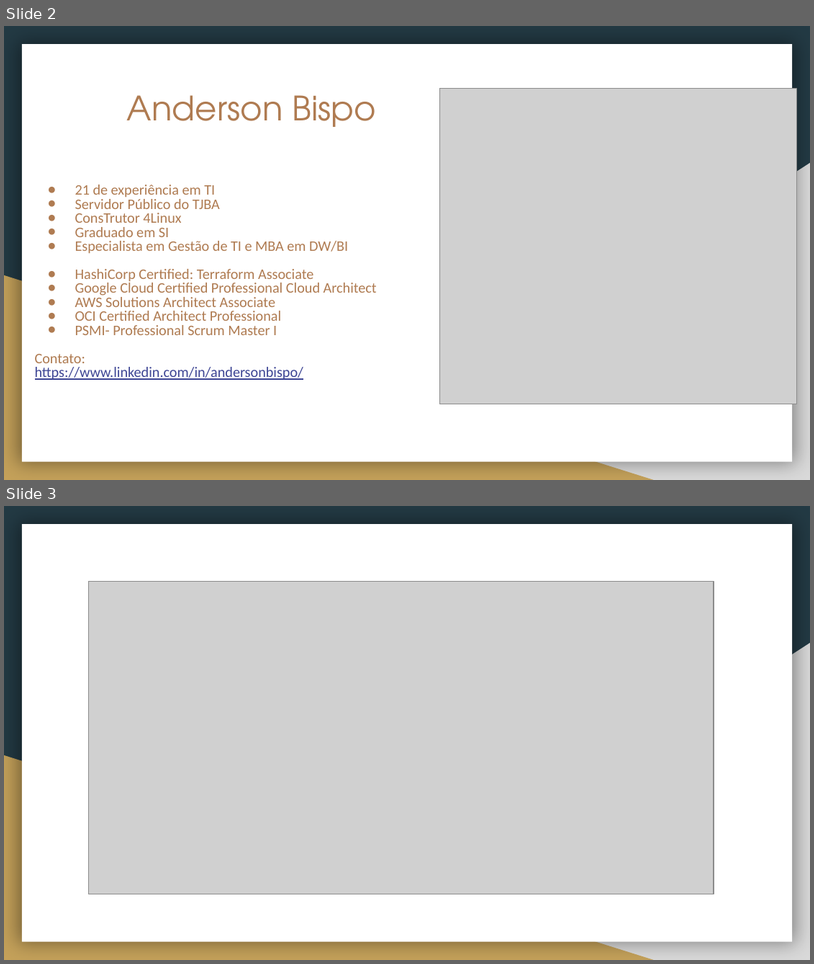
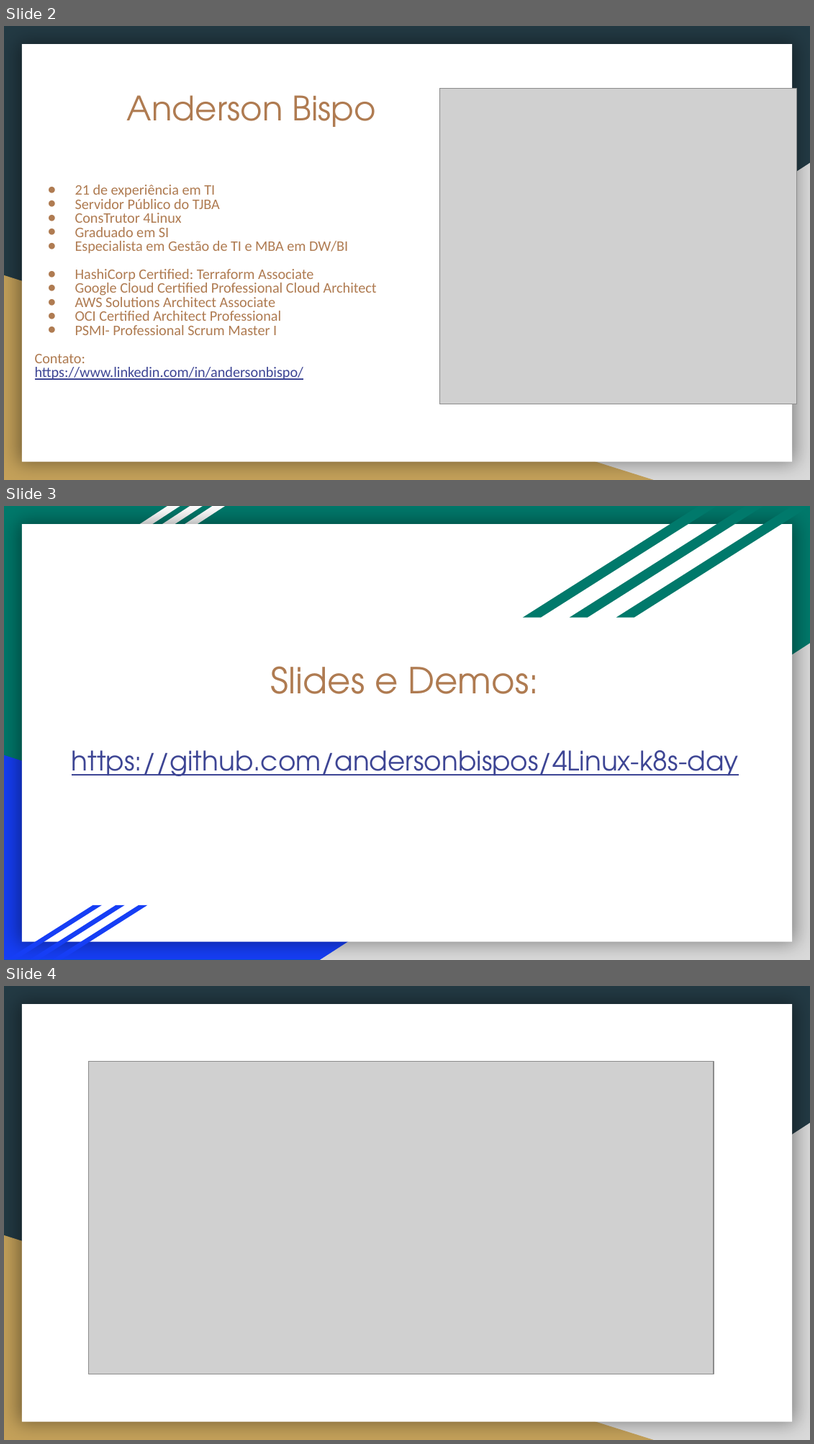
Before and after one commit to andersonbispos/4Linux-k8s-day, a slide deck: slides/K8S-com-Piloto-Automatico.pptx. Shown one above the other, each under a label of ours: slides 2 and 3 before the commit, slides 2, 3 and 4 after it. The pictures are 814x964 and 814x1444 pixels, drawn with LibreOffice and Linux fonts; fonts in the diff are those of the drawing; grey boxes stand for pictures. Boxes give left, top, right and bottom in pixels: in the first picture for what was removed or moved away, otherwise in the second. Text is boxed around its words. In the diff, an @@ line names an element or a change of style, - is before the commit and + after.

Commit message:
slides

```diff
--- a/slides/K8S-com-Piloto-Automatico.pptx
+++ b/slides/K8S-com-Piloto-Automatico.pptx
@@ slide 3 added at <box>4,506,810,960</box>, background #00796B; not listed: 2 template elements that a slide beside it also shows @@
@@ parallelogram added at <box>26,506,180,598</box>, fill #FFFFFF @@
@@ parallelogram added at <box>49,506,203,598</box>, fill #FFFFFF @@
@@ parallelogram added at <box>72,506,225,598</box>, fill #FFFFFF @@
@@ parallelogram added at <box>523,506,717,618</box>, fill #00796B @@
@@ parallelogram added at <box>570,506,764,618</box>, fill #00796B @@
@@ parallelogram added at <box>617,506,810,618</box>, fill #00796B @@
@@ title added at <box>72,666,739,776</box>, 24 pt, text #3D4594, underline @@
+Slides e Demos:
+https://github.com/andersonbispos/4Linux-k8s-day
@@ right triangle added at <box>4,755,654,959</box>, fill #163EF5 @@
@@ parallelogram added at <box>7,905,103,959</box>, fill #163EF5 @@
@@ parallelogram added at <box>30,905,125,959</box>, fill #163EF5 @@
@@ parallelogram added at <box>52,905,147,959</box>, fill #163EF5 @@
@@ what was slide 3 is now slide 4 @@
```
Also in this commit, not shown: 1 other file.
